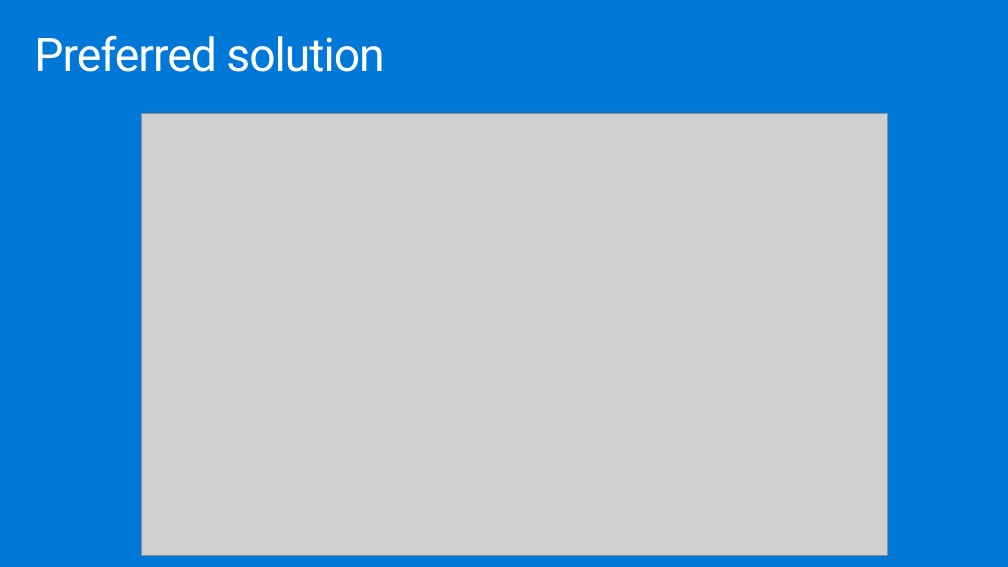
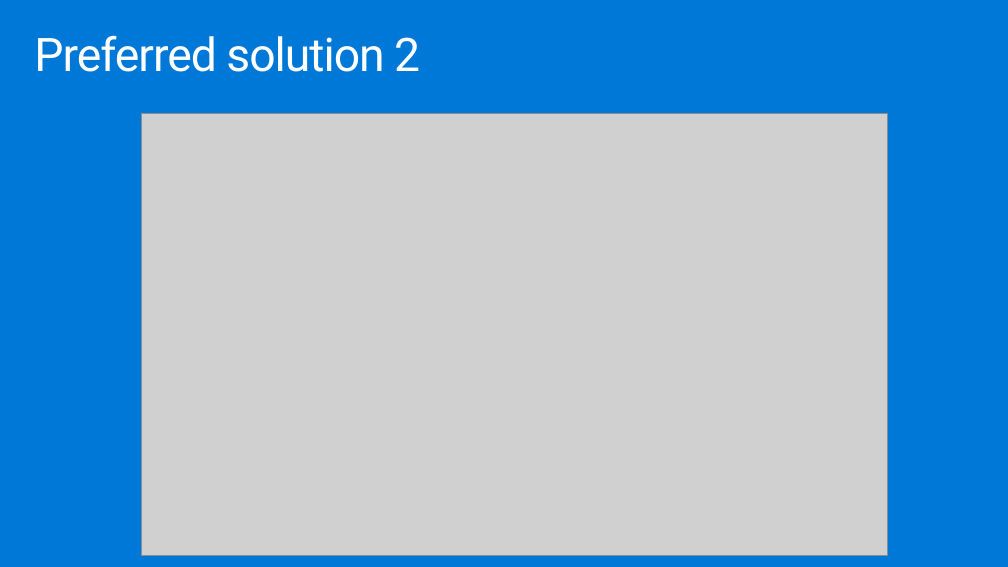
Before and after one commit to watson-enlighten/MCW-Cloud-native-applications, a slide deck: slide 19 of Whiteboard design session/WDS trainer presentation - Cloud-native applications.pptx. Drawn at 1008x567 pixels with LibreOffice and Linux fonts; fonts in the diff are those of the drawing; grey boxes stand for pictures. Boxes give left, top, right and bottom in pixels: in the first picture for what was removed or moved away, otherwise in the second. Text is boxed around its words. In the diff, an @@ line names an element or a change of style, - is before the commit and + after.

```diff
--- a/Whiteboard design session/WDS trainer presentation - Cloud-native applications.pptx
+++ b/Whiteboard design session/WDS trainer presentation - Cloud-native applications.pptx
@@ title at <box>34,35,420,72</box>: text changed @@
-Preferred solution
+Preferred solution 2
```
Also in this commit, not shown: 7 other slides changed, 6 other files.
